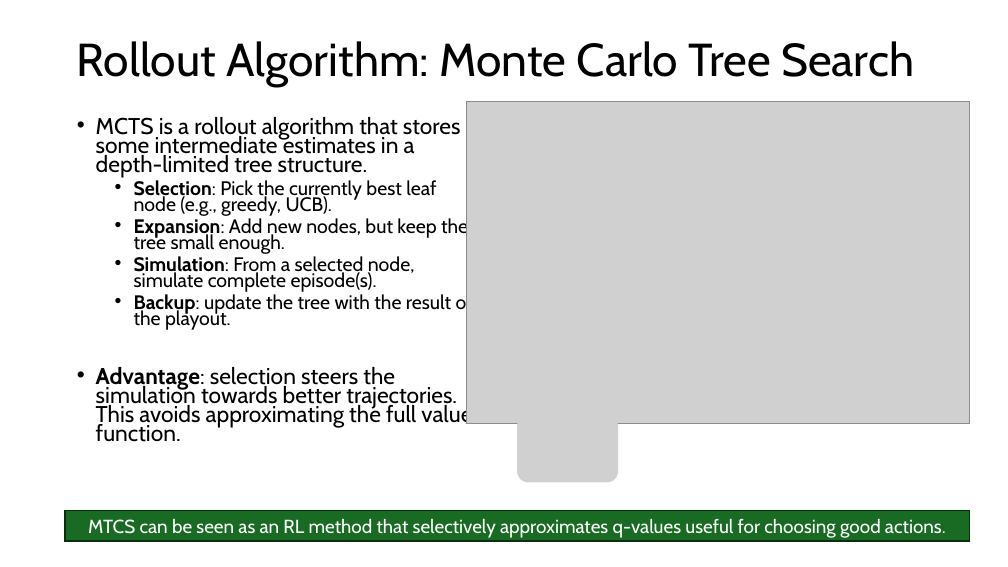
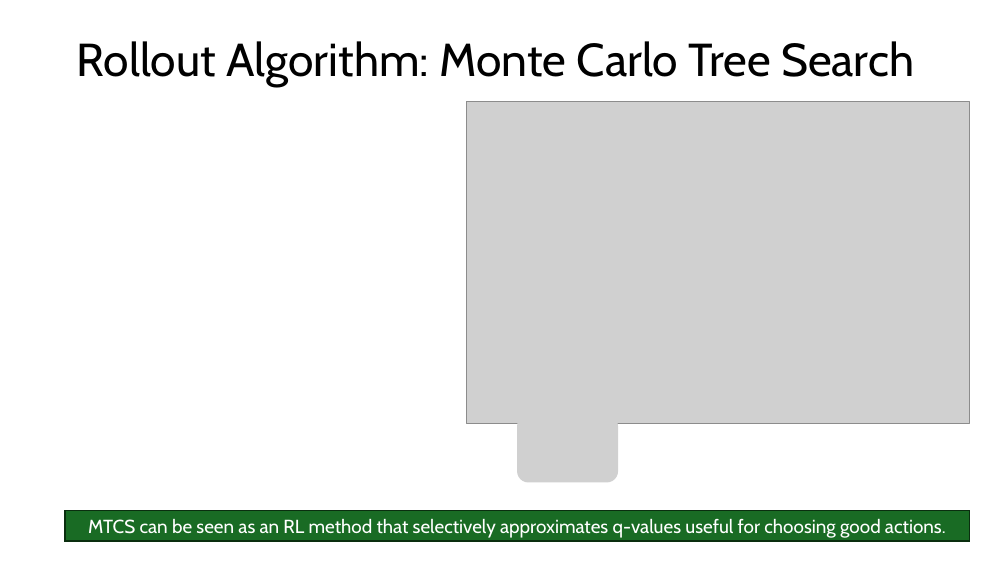
Before and after one commit to mhahsler/Introduction_to_Reinforcement_Learning, a slide deck: slide 16 of slides/Lecture_Chapter08.pptx. Drawn at 1008x567 pixels with LibreOffice and Linux fonts; fonts in the diff are those of the drawing; grey boxes stand for pictures. Boxes give left, top, right and bottom in pixels: in the first picture for what was removed or moved away, otherwise in the second. Text is boxed around its words. In the diff, an @@ line names an element or a change of style, - is before the commit and + after.

```diff
--- a/slides/Lecture_Chapter08.pptx
+++ b/slides/Lecture_Chapter08.pptx
@@ text removed at [96, 117, 473, 442] @@
-• MCTS is a rollout algorithm that stores some intermediate estimates in a depth-limited tree structure.
-  • Selection: Pick the currently best leaf node (e.g., greedy, UCB).
-  • Expansion: Add new nodes, but keep the tree small enough.
-  • Simulation: From a selected node, simulate complete episode(s).
-  • Backup: update the tree with the result of the playout.
-• Advantage: selection steers the simulation towards better trajectories. This avoids approximating the full value function.
```
Also in this commit, not shown: 5 other slides changed, 5 other files.
